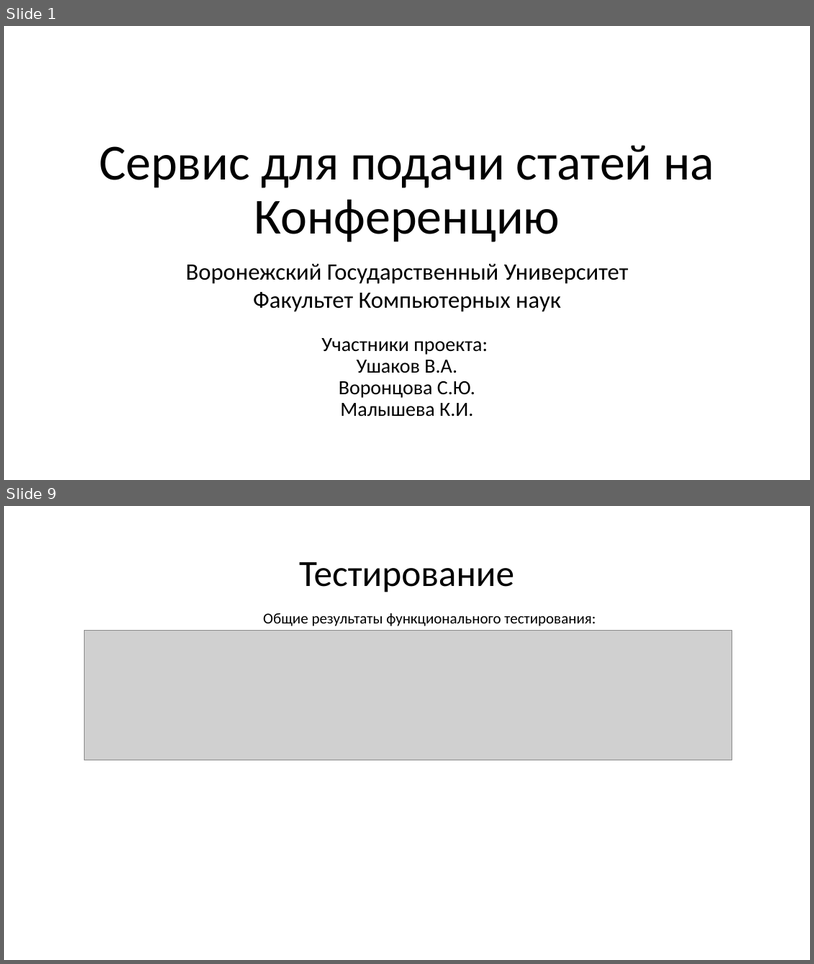
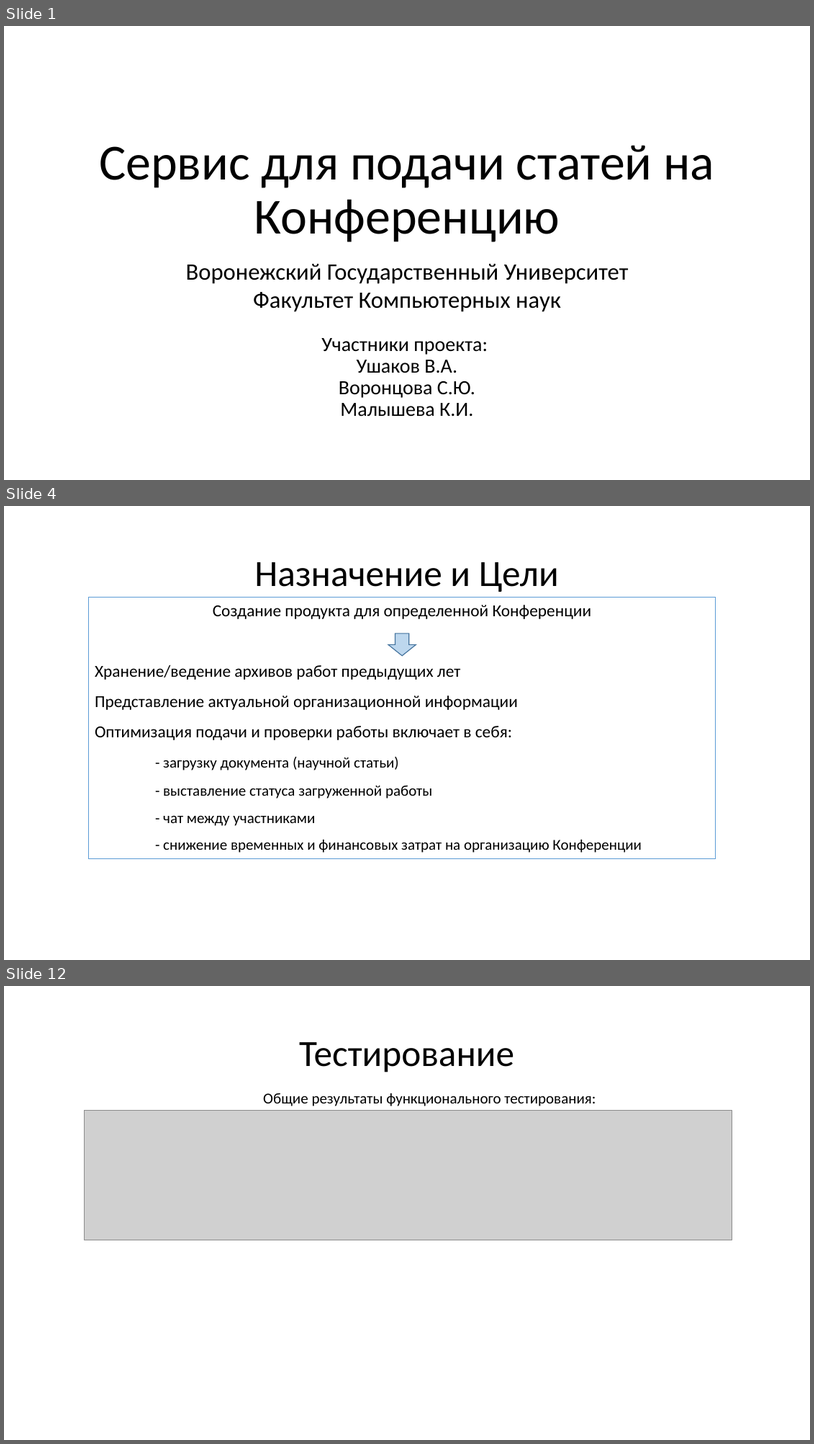
Before and after one commit to AurelVU/Conference-Site-VSU, a slide deck: Презентация.pptx. Shown one above the other, each under a label of ours: slides 1 and 9 before the commit, slides 1, 4 and 12 after it; the slides between them are not shown. The pictures are 814x964 and 814x1444 pixels, drawn with LibreOffice and Linux fonts; fonts in the diff are those of the drawing; grey boxes stand for pictures. Boxes give left, top, right and bottom in pixels: in the first picture for what was removed or moved away, otherwise in the second. Text is boxed around its words. In the diff, an @@ line names an element or a change of style, - is before the commit and + after.

```diff
--- a/Презентация.pptx
+++ b/Презентация.pptx
@@ slide 4 added at box(4, 506, 810, 960), background #FFFFFF @@
@@ title added at box(255, 562, 559, 592), 44 pt, text #000000 @@
+Назначение и Цели
@@ rectangle added at box(89, 597, 716, 860), fill #FFFFFF, outline #5B9BD5 1 pt, 20 pt, text #000000 @@
+Создание продукта для определенной Конференции
+Хранение/ведение архивов работ предыдущих лет
+Представление актуальной организационной информации
+Оптимизация подачи и проверки работы включает в себя:
+- загрузку документа (научной статьи)
+- выставление статуса загруженной работы
+    - чат между участниками
+    - снижение временных и финансовых затрат на организацию Конференции
@@ down arrow added at box(388, 633, 417, 656), fill #BDD7EE, outline #43739E 1 pt @@
@@ what was slide 9 is now slide 12 @@
```
Also in this commit, not shown: 5 slides changed, 5 other slides added, 2 slides removed, 1 other file.
